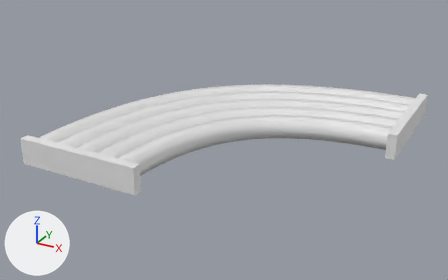
Renders of the FBX model Assets/Art/Models/Enviroment/Prototyp/21.06/Pipe01Corner5m.fbx from each side of a commit.
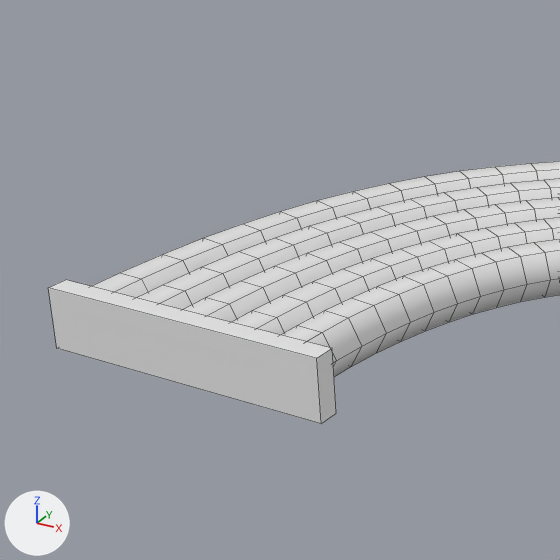
Old and new are each drawn whole from a 50 mm camera at (2.03, -9.55, 4.26) aimed at (-2.71, -0.92, -0.05) and again close up on the part from 0% to 53% of the width and 6% to 90% of the height. The axes (+X, +Y, +Z) are drawn at lower left. The lights are the same throughout. The close-ups show mesh edges as thin lines.

The first close-up shows 'Pipe01Corner5m'.
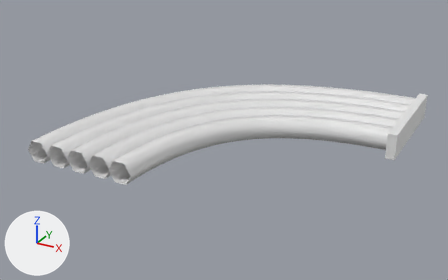
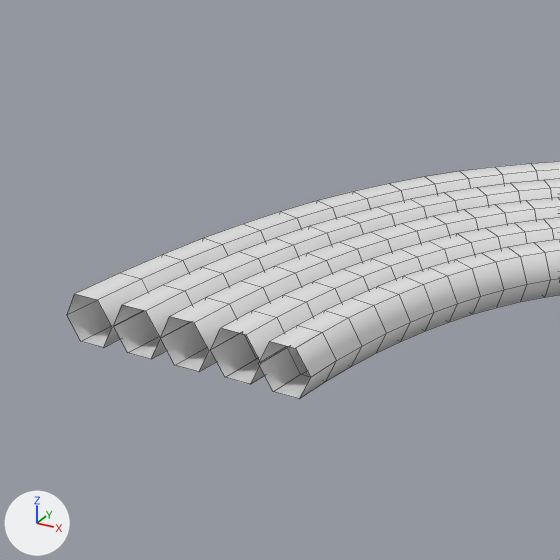
Location of each change, [x1, y1, x2, y2] in pixels of the close-ups (560 x 560 px):
'Pipe01Corner5m', reshaped: before [48, 161, 560, 424]; after [67, 161, 560, 399]
part 1 of me_nurbspath_005, deleted: before [48, 280, 336, 424]

Diff of the bpy script that builds the scene:
```diff
--- a/Assets/Art/Models/Enviroment/Prototyp/21.06/Pipe01Corner5m.fbx.py
+++ b/Assets/Art/Models/Enviroment/Prototyp/21.06/Pipe01Corner5m.fbx.py
@@ me_nurbspath_005 @@
 me_nurbspath_005.from_pydata(...)  # 736 vertices, 702 faces; spans x -5.06..0.08, y -3.27..1.88, z -0.06..0.38
 # used by ob_pipe01corner5m; location = (0.0, 0.0, 0.0)
+# me_nurbspath_005 part 1: the loose piece of 8 vertices spanning x -5.06..-2.88, y -3.27..-3.11, z -0.06..0.38 is deleted
```
